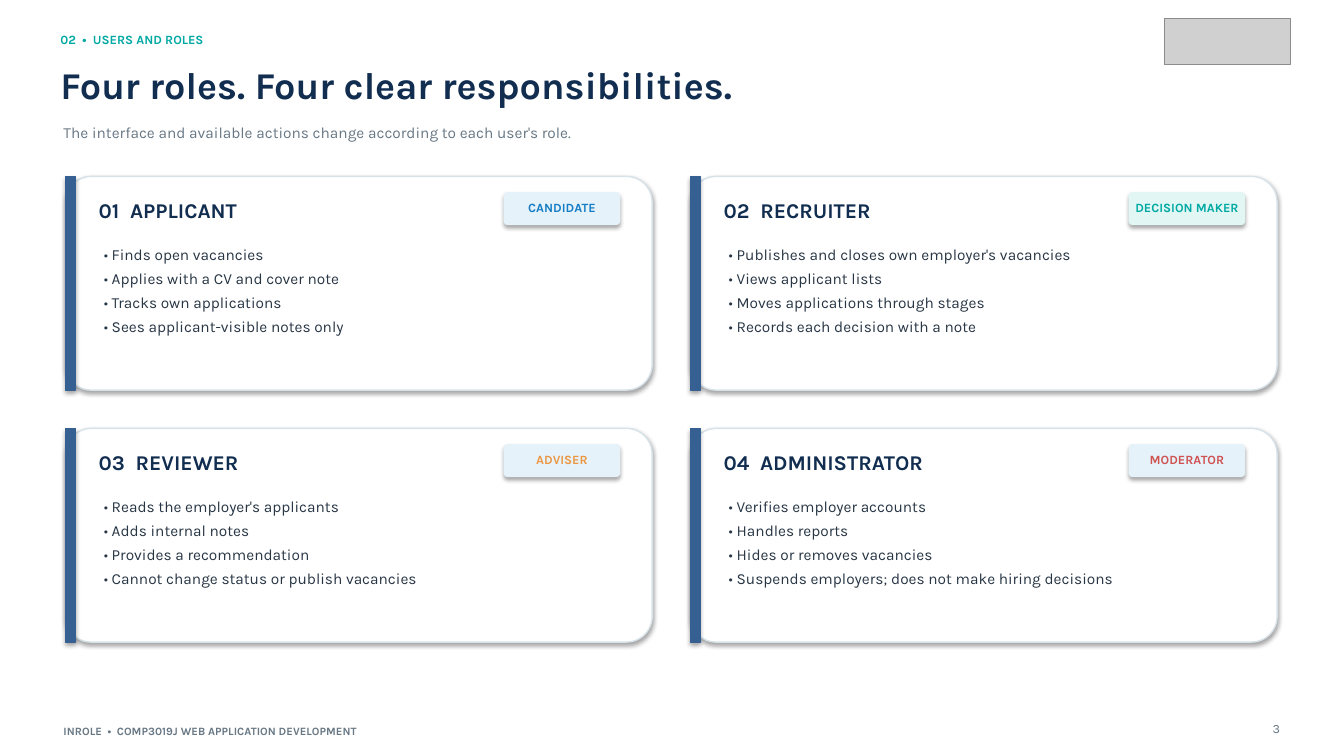
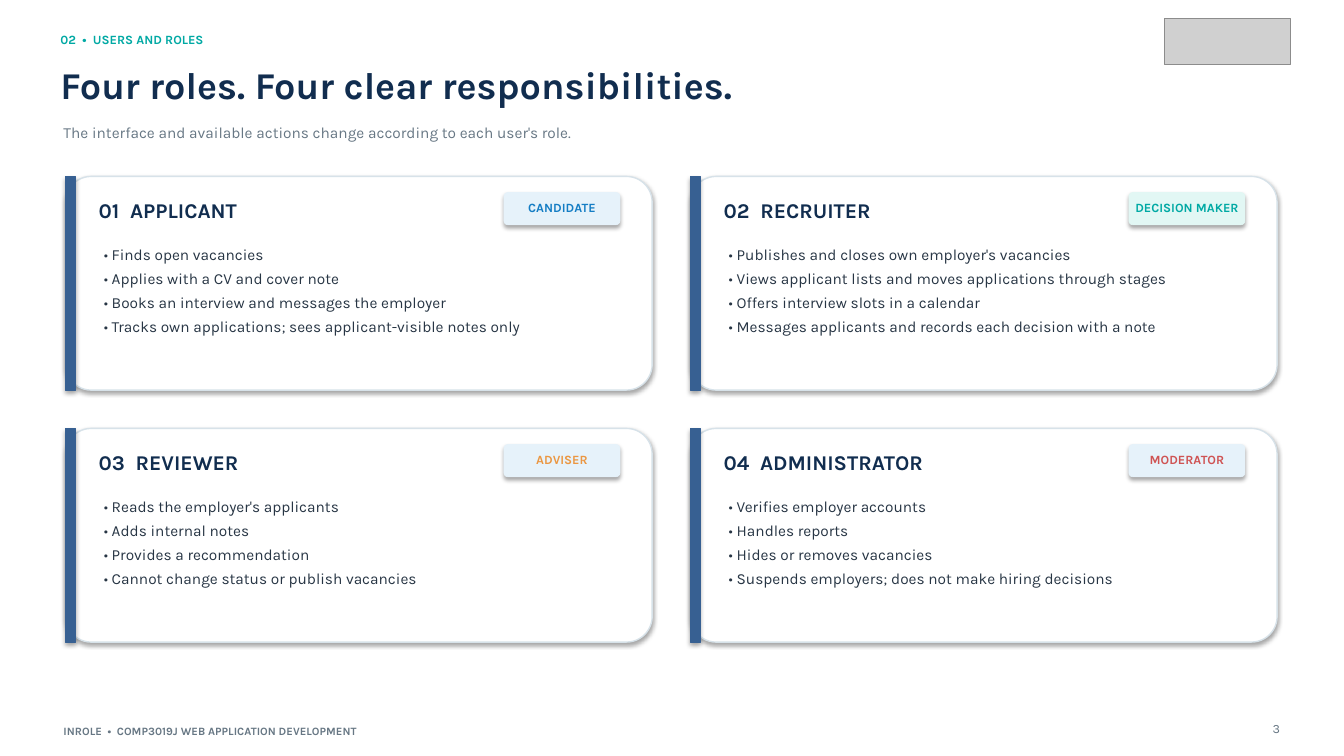
Before and after one commit to hmzayasin/Web-Dev-Project, a slide deck: slide 3 of InRole_Presentation.pptx. Drawn at 1344x756 pixels with LibreOffice and Linux fonts; fonts in the diff are those of the drawing; grey boxes stand for pictures. Boxes give left, top, right and bottom in pixels: in the first picture for what was removed or moved away, otherwise in the second. Text is boxed around its words. In the diff, an @@ line names an element or a change of style, - is before the commit and + after.

Commit message:
Added Interview and Booking to PP

```diff
--- a/InRole_Presentation.pptx
+++ b/InRole_Presentation.pptx
@@ text at [112,297,520,336]: text changed @@
-• Tracks own applications
-• Sees applicant-visible notes only
+• Books an interview and messages the employer
+• Tracks own applications; sees applicant-visible notes only
@@ text at [737,273,1166,336]: text changed @@
-• Views applicant lists
-• Moves applications through stages
-• Records each decision with a note
+• Views applicant lists and moves applications through stages
+• Offers interview slots in a calendar
+• Messages applicants and records each decision with a note
```
Also in this commit, not shown: 8 other slides changed, 2 slides added.
